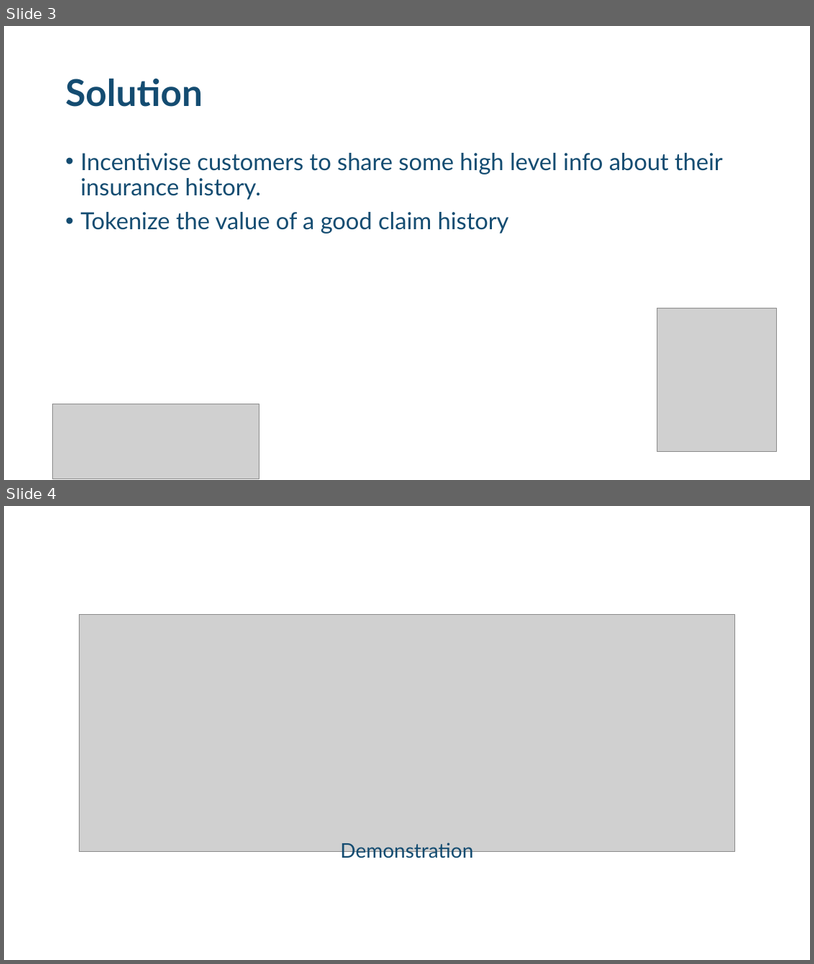
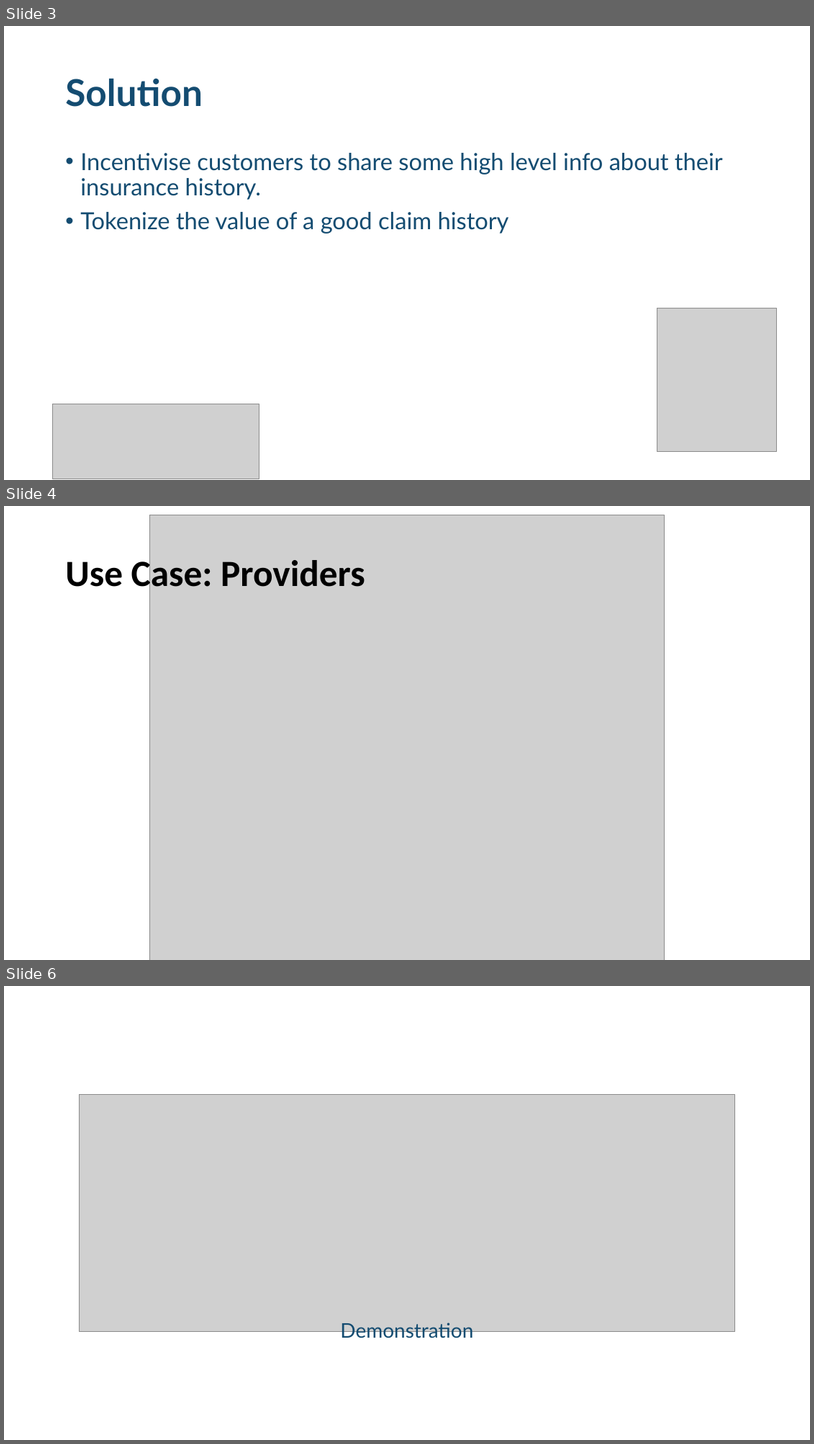
Before and after one commit to divsinghal/Claimless, a slide deck: Claimless - Pitch.pptx. Shown one above the other, each under a label of ours: slides 3 and 4 before the commit, slides 3, 4 and 6 after it; the slides between them are not shown. The pictures are 814x964 and 814x1444 pixels, drawn with LibreOffice and Linux fonts; fonts in the diff are those of the drawing; grey boxes stand for pictures. Boxes give left, top, right and bottom in pixels: in the first picture for what was removed or moved away, otherwise in the second. Text is boxed around its words. In the diff, an @@ line names an element or a change of style, - is before the commit and + after.

```diff
--- a/Claimless - Pitch.pptx
+++ b/Claimless - Pitch.pptx
@@ slide 4 added at (x1=4, y1=506, x2=810, y2=960), background #FFFFFF @@
@@ picture added at (x1=149, y1=515, x2=665, y2=960) @@
@@ title added at (x1=65, y1=555, x2=365, y2=595), 44 pt, text #000000, bold @@
+Use Case: Providers
@@ what was slide 4 is now slide 6 @@
```
Also in this commit, not shown: 1 slide changed, 1 other slide added.
